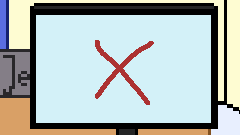
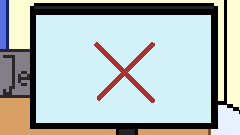
Layers edited between the first and the second 240 x 135 image:
painted on "wrong" over [94, 40, 155, 105]
painted on "correct" over [94, 40, 155, 105]
painted on "numbers colors" over [94, 40, 155, 105]
painted on "numbers outline" over [94, 40, 155, 105]
painted on "app text" over [94, 40, 155, 105]
hid "unlocked" over [131, 80, 155, 105]
painted on "app orders" over [94, 40, 155, 105]
painted on "app colors" over [94, 40, 155, 105]
painted on "app borders" over [94, 40, 155, 105]
painted on "outlines" over [94, 40, 155, 105]
